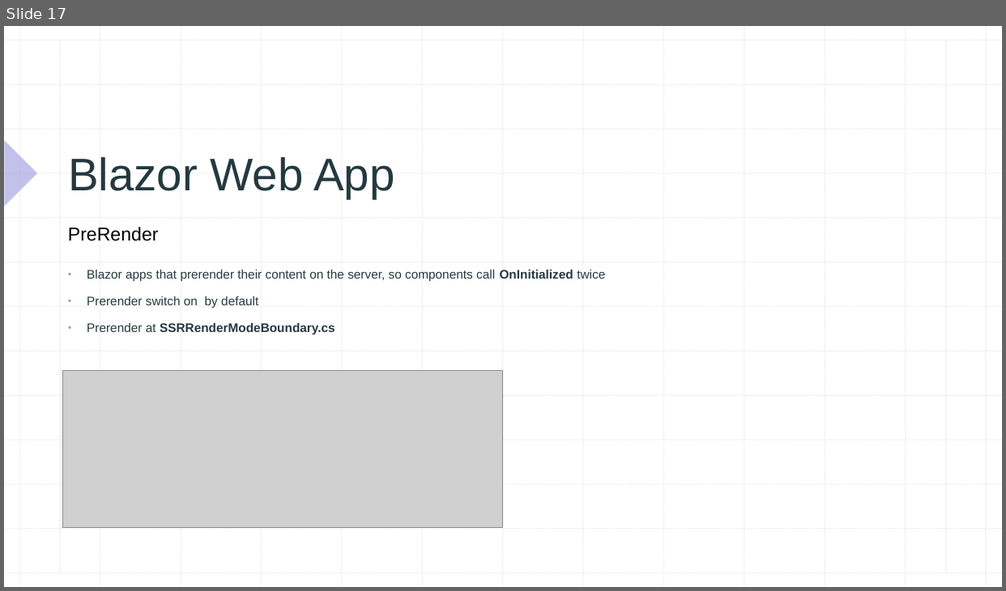
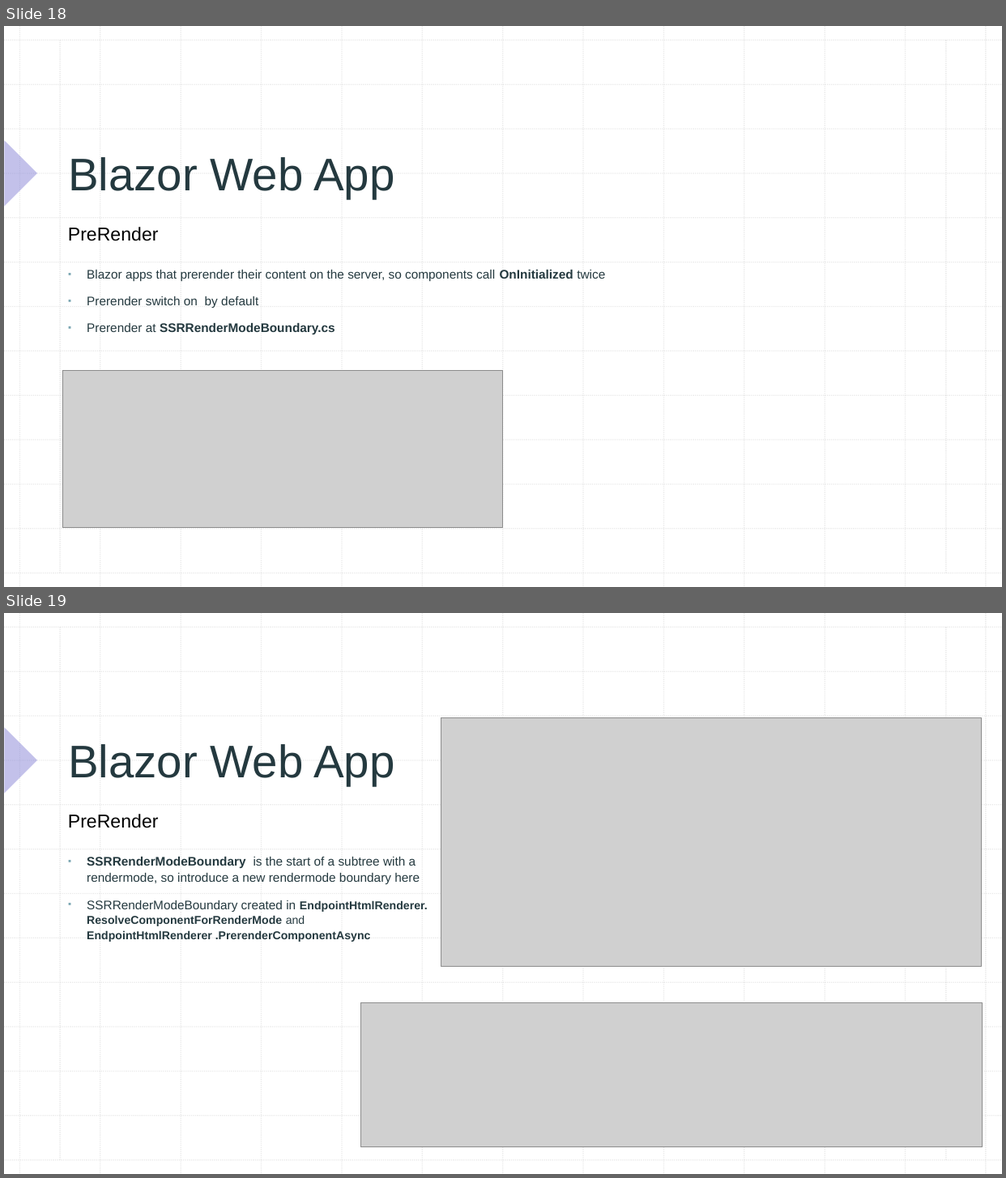
Before and after one commit to xccu/NetCore-Demo, a slide deck: Blazor in .net 8.pptx. Shown one above the other, each under a label of ours: slide 17 before the commit, slides 18 and 19 after it. The pictures are 1006x591 and 1006x1178 pixels, drawn with LibreOffice and Linux fonts; fonts in the diff are those of the drawing; grey boxes stand for pictures. Boxes give left, top, right and bottom in pixels: in the first picture for what was removed or moved away, otherwise in the second. Text is boxed around its words. In the diff, an @@ line names an element or a change of style, - is before the commit and + after.

```diff
--- a/Blazor in .net 8.pptx
+++ b/Blazor in .net 8.pptx
@@ slide 19 added at (4,613,1002,1174), background #FFFFFF; not listed: 29 template elements that a slide beside it also shows @@
@@ picture added at (441,718,982,966) @@
@@ title added at (68,744,394,786), 44 pt, text #24393F @@
+Blazor Web App
@@ text added at (68,814,159,828), 18 pt, text #000000 @@
+PreRender
@@ text added at (87,857,428,942), 12 pt, text #24393F, bold @@
+▪ SSRRenderModeBoundary is the start of a subtree with a rendermode, so introduce a new rendermode boundary here
+▪ SSRRenderModeBoundary created in EndpointHtmlRenderer. ResolveComponentForRenderMode and EndpointHtmlRenderer .PrerenderComponentAsync
@@ picture added at (361,1003,982,1148) @@
@@ what was slide 17 is now slide 18 @@
```
Also in this commit, not shown: 2 slides changed, 1 other slide added.
